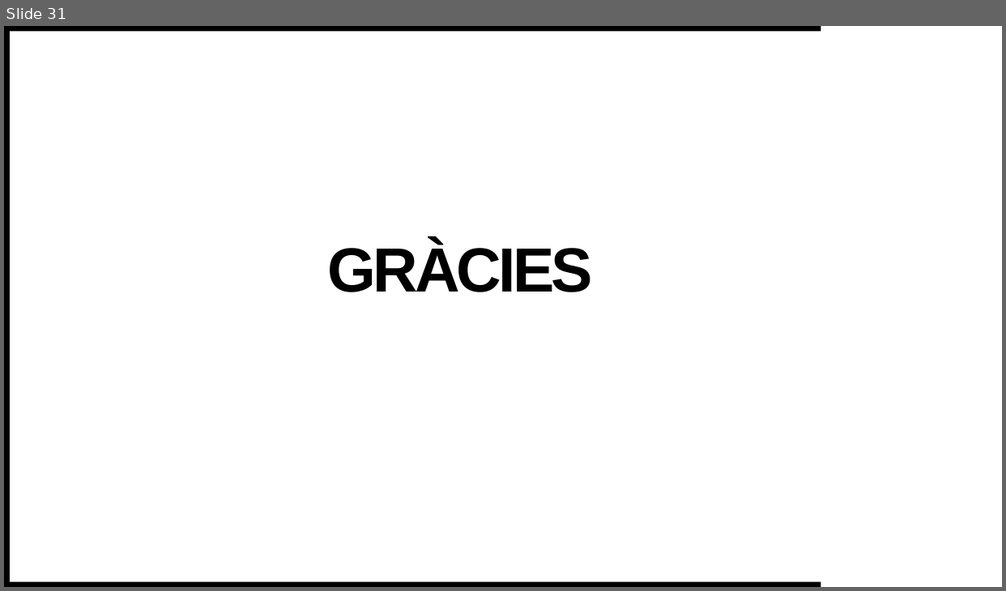
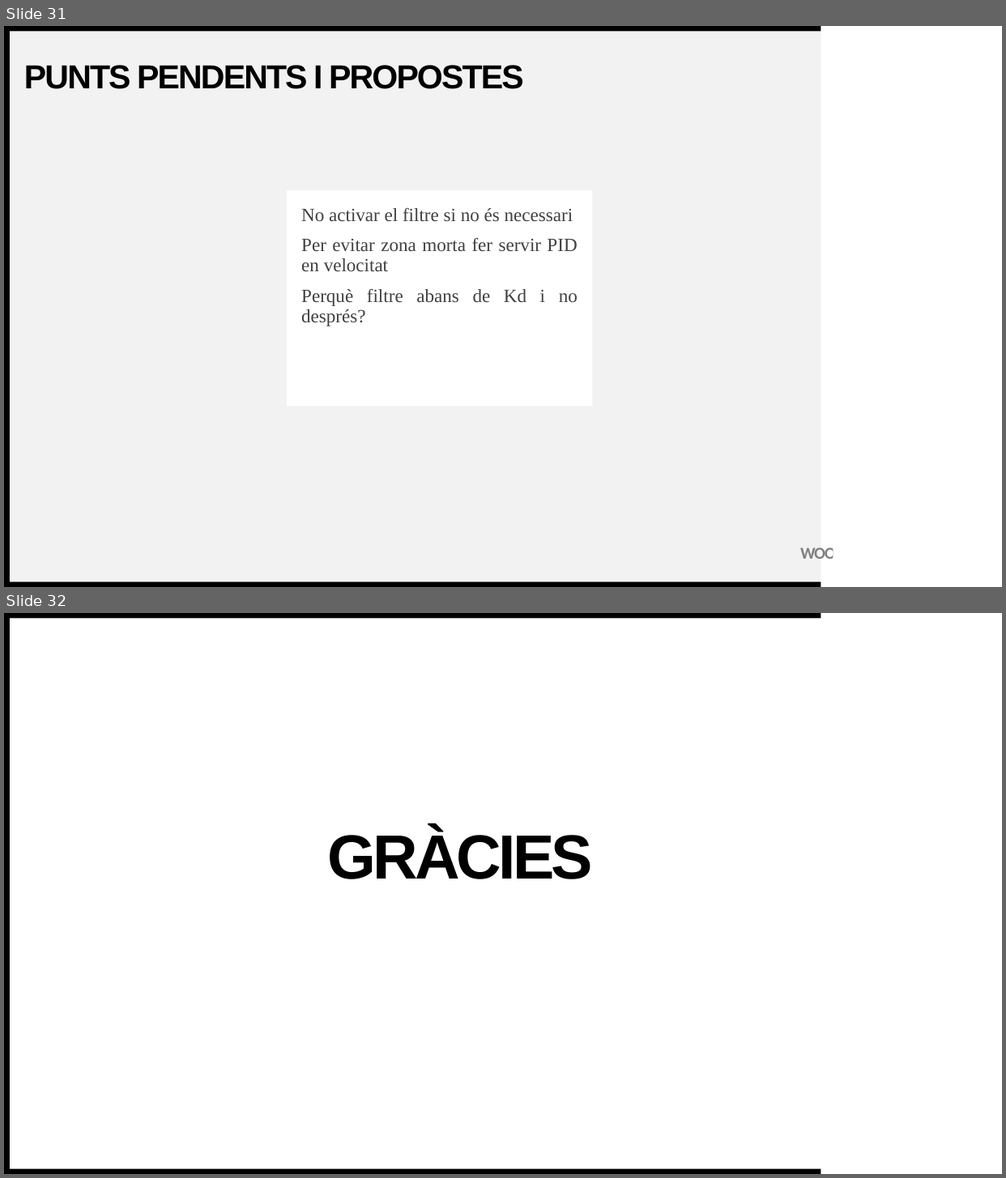
Before and after one commit to Argyrum/TFG-Control, a slide deck: Presentacions/Resultats de l’Anàlisi de la Planta de DS - Compendi 1-4 .pptx. Shown one above the other, each under a label of ours: slide 31 before the commit, slides 31 and 32 after it. The pictures are 1006x591 and 1006x1178 pixels, drawn with LibreOffice and Linux fonts; fonts in the diff are those of the drawing. Boxes give left, top, right and bottom in pixels: in the first picture for what was removed or moved away, otherwise in the second. Text is boxed around its words. In the diff, an @@ line names an element or a change of style, - is before the commit and + after.

```diff
--- a/Presentacions/Resultats de l’Anàlisi de la Planta de DS - Compendi 1-4 .pptx
+++ b/Presentacions/Resultats de l’Anàlisi de la Planta de DS - Compendi 1-4 .pptx
@@ slide 31 added at <box>4,26,1002,587</box>, background #FFFFFF; not listed: 3 template elements that a slide beside it also shows @@
@@ rectangle added at <box>10,31,821,582</box>, fill #F2F2F2 @@
@@ title added at <box>24,65,523,89</box>, 32 pt, text #000000, bold @@
+PUNTS PENDENTS I PROPOSTES
@@ text added at <box>287,190,593,407</box>, fill #FFFFFF, 18 pt, text #404040 @@
+No activar el filtre si no és necessari
+Per evitar zona morta fer servir PID en velocitat
+Perquè filtre abans de Kd i no després?
@@ text added at <box>800,548,889,559</box>, 16 pt, text #808080, bold @@
+WOODGROVE BANK
@@ rectangle added at <box>833,539,1002,587</box>, fill #FFFFFF @@
@@ rectangle added at <box>938,546,1002,576</box>, fill #000000 @@
@@ what was slide 31 is now slide 32 @@
```
Also in this commit, not shown: 4 slides changed, 9 other files.
